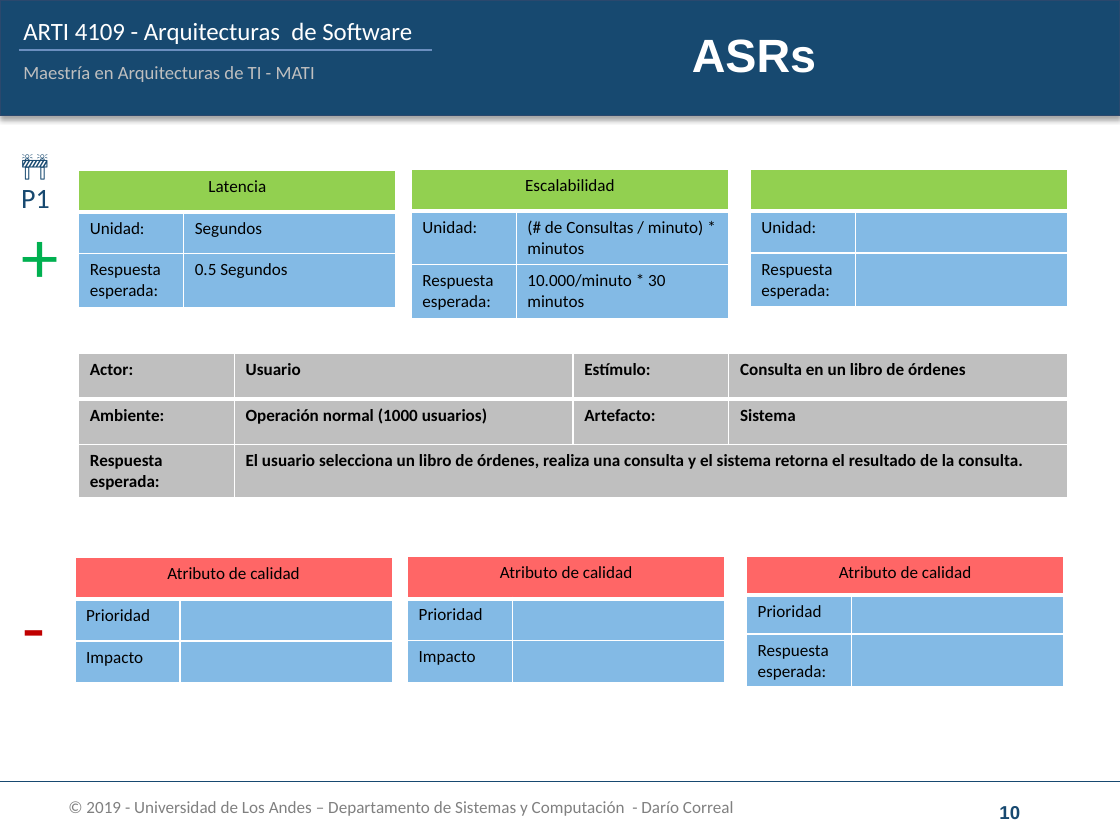
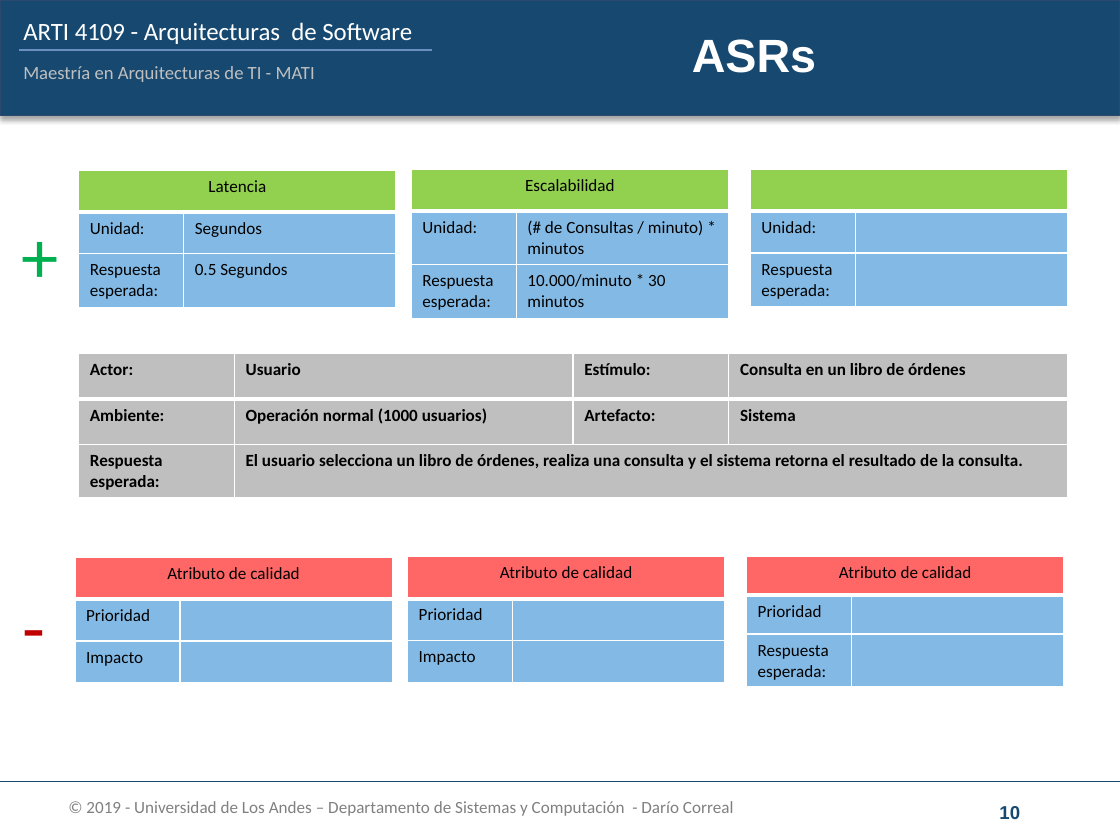
Before and after one commit to juanforo31/Reto1_ASRs_Grupo5, a slide deck: slide 10 of Cuaderno_trabajo/ARTI-4109-4-CuadernoTrabajo-Reto1_desarrollo.pptx. Drawn at 1120x840 pixels with LibreOffice and Linux fonts; fonts in the diff are those of the drawing; background and template pictures are left out. Boxes give left, top, right and bottom in pixels: in the first picture for what was removed or moved away, otherwise in the second. Text is boxed around its words. In the diff, an @@ line names an element or a change of style, - is before the commit and + after.

```diff
--- a/Cuaderno_trabajo/ARTI-4109-4-CuadernoTrabajo-Reto1_desarrollo.pptx
+++ b/Cuaderno_trabajo/ARTI-4109-4-CuadernoTrabajo-Reto1_desarrollo.pptx
@@ text removed at (21,190,50,208) @@
-🚧P1
```
Also in this commit, not shown: 11 other slides changed, 3 slides added, 2 slides removed, 2 other files.
